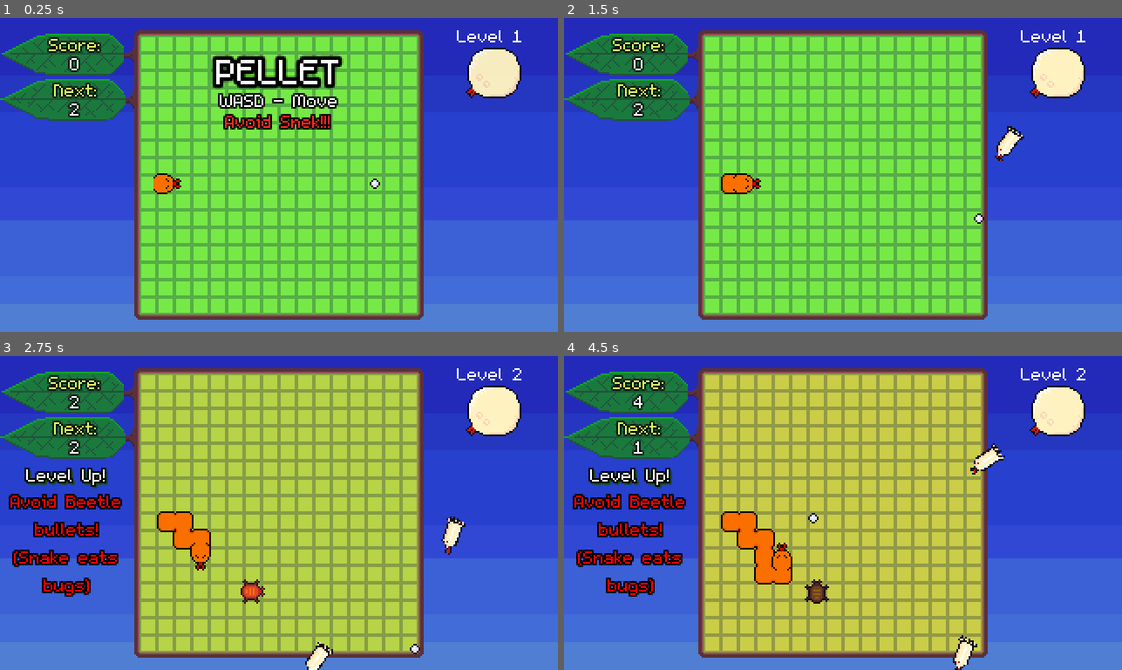
Above: before the commit, frames 1-4 (two rows, left to right).
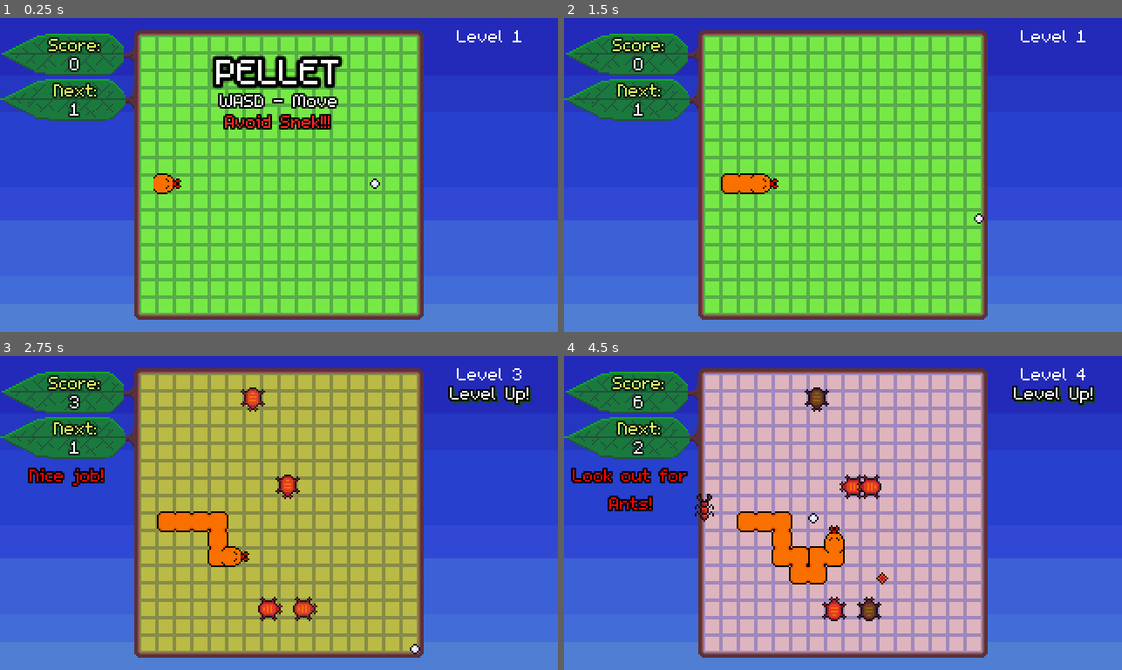
Above: after the commit, the same moments.

Repository: bdunko/Pellet
Game: Godot game, scene res://main.tscn
Two runs of this game, one before a commit and one after it. Both use one fixed random seed, a clock stepped at 60 frames per second and the inputs below.
Inputs:
- Up to frame 1 (0.25 s): no input
- Up to frame 2 (1.5 s): tap Enter at 0.5 s; hold D (right) 0.53-1.28 s; hold S (down) from 1.28 s (still down)
- Up to frame 3 (2.75 s): release S (down) at 2.03 s; hold D (right) from 2.03 s (still down)
- Up to frame 4 (4.5 s): release D (right) at 2.78 s; hold W (up) 2.78-3.53 s; hold A (left) from 3.53 s (still down)

The runs differ from the first frame. In frame 1, 1.4% of the frame differs, in the area x 12-94%, y 9-31%; in frame 2, 2.0%; in frame 3, 35%; in frame 4, 49%, in the area x 1-96%, y 3-100%.
Error after the commit: Parse Error: Cannot assign a new value to a constant. (res://moon.gd:39)

Commit message:
Polish, playable

Diff:
--- a/ant.gd
+++ b/ant.gd
@@ -49,3 +49,7 @@
 
 func disable():
 	disabled = true
+
+# $HACK$
+func IS_ANT():
+	pass
--- a/ant.tscn
+++ b/ant.tscn
@@ -5,7 +5,7 @@
 
 [sub_resource type="CapsuleShape2D" id="CapsuleShape2D_mshyp"]
 radius = 3.0
-height = 8.0
+height = 10.0
 
 [node name="Ant" type="CharacterBody2D"]
 collision_layer = 8
--- a/hornet.gd
+++ b/hornet.gd
@@ -35,3 +35,7 @@
 
 func disable():
 	disabled = true
+
+# TERRIBLE $HACK$
+func DONT_COUNT():
+	pass
--- a/main.gd
+++ b/main.gd
@@ -21,6 +21,7 @@
  "You can touch the snake's body.\nOnly the head is deadly.",
  "You get some points for surviving.\nBut you get more for making the\nsnake eat other enemies.",
  "If you have the snake eat every enemy,\nyou'll get a score bonus.",
+ "Have you noticed?\nEnemies flash before shooting.",
  "There's a pretty amazing gimmick if you reach the max level...\nJust saying..."]
 
 var SCORE_TO_COMMENTARY = {
@@ -33,44 +34,53 @@
 	10000 : "Amazing score!!! Incredible!"
 }
 
-#                    0,  1   2   3   4   5   6   7   8   9   10  11, 12
-#                    -1  5  15  15 15 20 20 20 25 25 25 30 30
-const LEVEL_TIMES = [-1, 2, 2, 2, 2, 2, 2, 2, 2, 2, 2, 2, 2, 2]
+#const LEVEL_TIMES = [-1, 5, 15, 15, 20, 20, 20, 20, 25, 25, 25, 30, 30, 35, 35, 40, 40, 45, 45, 50]
+const LEVEL_TIMES = [-1, 1, 1, 1, 2, 2, 2, 2, 2, 2, 2, 3, 3, 3, 3, 4, 4, 4, 4, 5]
+
 var MAX_LEVEL = LEVEL_TIMES.size()
-var MAX_LEVEL_TIME = 30
-
-var GRID_COLORS = [null, Color(119/255.0, 233/255.0, 71/255.0), Color(202/255.0, 205/255.0, 71/255.0), Color(181/255.0, 181/255.0, 71/255.0), Color(222/255.0, 181/255.0, 190/255.0),
-Color(113/255.0, 225/255.0, 155/255.0), Color(234/255.0, 226/255.0, 155/255.0), Color(203/255.0, 105/255.0, 145/255.0),
-Color(231/255.0, 121/255.0, 41/255.0), Color(100/255.0, 28/255.0, 55/255.0), Color(168/255.0, 85/255.0, 211/255.0), Color(56/255.0, 134/255.0, 170/255.0),
-Color(106/255.0, 88/255.0, 225/255.0), Color(0, 0, 0)]
-var MAX_GRID_COLOR = Color(0, 0, 0)
+var MAX_LEVEL_TIME = 60
+
+var GRID_COLORS = [null, Color(119/255.0, 233/255.0, 71/255.0), Color(202/255.0, 205/255.0, 71/255.0),Color(181/255.0, 181/255.0, 71/255.0),
+Color(222/255.0, 181/255.0, 190/255.0),Color(113/255.0, 225/255.0, 155/255.0), Color(234/255.0, 226/255.0, 155/255.0), Color(203/255.0, 105/255.0, 145/255.0),
+Color(231/255.0, 121/255.0, 41/255.0), Color(100/255.0, 28/255.0, 55/255.0),Color(168/255.0, 85/255.0, 211/255.0), Color(56/255.0, 134/255.0, 170/255.0),
+Color(106/255.0, 88/255.0, 225/255.0), Color(209/255.0, 82/255.0, 73/255.0), Color(73/255.0, 209/255.0, 91/255.0), Color(178/255.0, 222/255.0, 91/255.0),
+Color(91/255.0, 222/255.0, 215/255.0), Color(163/255.0, 111/255.0, 222/255.0), Color(222/255.0, 109/255.0, 131/255.0), Color(0, 0, 0)]
+var MAX_GRID_COLOR = Color(25, 25, 25)
 var grid_color= GRID_COLORS[1]
 
 const NEXT_LEVEL_TIPS = [
 	"null",
 	"null",
 	"Avoid Beetle bullets!\n(Snake eats bugs)",
-	"More Beetles!",
+	"Nice job!",
 	"Look out for Ants!",
+	"Ants! Ants!",
 	"Snakes hate poisonous Spiders!",
 	"Speed up!",
+	"Watch for Dragonflies!",
+	"Dragonflying!!",
+	"Double trouble!",
+	"Now you're getting it!",
 	"Flee the Hornet!",
-	"Double trouble!",
-	"Watch for Dragonflies!",
+	"More bugs!",
 	"Triple trouble!",
+	"No pressure...",
+	"Bullet-bouncing Moths?",
+	"Almost there!",
 	"Speed up!",
-	"Bouncing-bullet Moths!",
-	"Good luck..."
+	"Uh oh..."
 ]
-const MAX_LEVEL_TIP = "Keep it up!"
+const MAX_LEVEL_TIP = "How much harder can it get...?"
 
 var score = 0
 var level = 1
 
-const DEFAULT_SPAWN_COUNT = 1
-const MAX_SPAWN_COUNT = 15
+const MAX_ANTS_MAX = 3 #too annoying otherwise
+var max_ants = 1
+const DEFAULT_SPAWN_COUNT = 2
+const MAX_SPAWN_COUNT = 10
 var spawn_count = DEFAULT_SPAWN_COUNT
-var enemy_pool = [[BEETLE, BEETLE_SPAWN]]
+var enemy_pool = []
 const BEETLE = preload("res://beetle.tscn")
 const BEETLE_SPAWN = SpawnMode.GRID_NO_BORDER
 const DRAGONFLY = preload("res://dragonfly.tscn")
@@ -87,13 +97,13 @@
 const SNAKE_SPAWN = SpawnMode.GRID_NO_BORDER # $HACK$ lol because it always go right
 const MOON = preload("res://moon.tscn")
 const MOON_SPAWN = SpawnMode.MOON
-const MOON_POSITION = Vector2(283, 32)
+const MOON_POSITION = Vector2(281,43)
 
 enum SpawnMode {
 	GRID, GRID_NO_BORDER, FRAME, BOTTOM, MOON
 }
 
-const SAFE_SPAWN_DIST = 10
+const SAFE_SPAWN_DIST = 8 #dont' spawn next to player if possible
 func _try_find_legal_position(spawnmode, max_attempts = 25):
 	var tries = 0
 	while tries < max_attempts:
@@ -103,6 +113,15 @@
 		if spawnmode == SpawnMode.GRID_NO_BORDER and (rand_pos.x == 0 or rand_pos.x == Global.GRID_SIZE.x-1 or rand_pos.y == 0 or rand_pos.y == Global.GRID_SIZE.y-1):
 			continue
 
+		# prevent bugs spawning on top of other queued up bugs
+		var fail = false
+		for queued_bug in queued_bugs:
+			if Global.to_grid_position(queued_bug.position) == rand_pos:
+				fail = true
+				break
+		if fail:
+			continue
+
 		# if too close to player, reject
 		var pellet_grid_pos = Global.to_grid_position($Pellet.position)
 		var total_dist = abs(pellet_grid_pos.x - rand_pos.x) + abs(pellet_grid_pos.y - rand_pos.y)
@@ -114,6 +133,17 @@
 
 		return rand_pos
 	return null
+
+func _num_ants():
+	var count = 0
+	for bug in $Bugs.get_children():
+		# $HACK$
+		if bug.has_method("IS_ANT"):
+			count += 1
+	for bug in queued_bugs:
+		if bug.has_method("IS_ANT"):
+			count += 1
+	return count
 
 func _spawn_enemy(enemy, spawnmode):
 	if spawnmode == SpawnMode.GRID or spawnmode == SpawnMode.GRID_NO_BORDER:
@@ -136,9 +166,9 @@
 			var y = -1
 			if vertical:
 				x = 0 if Global.RNG.randi_range(0, 1) == 1 else int(Global.GRID_SIZE.x)-1
-				y = Global.RNG.randi_range(1, int(Global.GRID_SIZE.y) - 1)
+				y = Global.RNG.randi_range(2, int(Global.GRID_SIZE.y) - 2)
 			else:
-				x = Global.RNG.randi_range(1, int(Global.GRID_SIZE.x) - 1)
+				x = Global.RNG.randi_range(2, int(Global.GRID_SIZE.x) - 2)
 				y = 0 if Global.RNG.randi_range(0, 1) == 1 else int(Global.GRID_SIZE.y)-1
 
 			var rand_pos = Vector2(x, y)
@@ -153,13 +183,13 @@
 			bug.position = Global.to_global_position(Vector2(x, y))
 			#nudge onto wall...
 			if x == 0: #left wall
-				bug.position -= Vector2(6, 0)
+				bug.position -= Vector2(4, 0)
 			elif x == Global.GRID_SIZE.x - 1: #right wall
-				bug.position += Vector2(6, 0)
+				bug.position += Vector2(4, 0)
 			elif y == 0: #top wall
-				bug.position -= Vector2(0, 6)
+				bug.position -= Vector2(0, 4)
 			else: #bottom wall
-				bug.position += Vector2(0, 6)
+				bug.position += Vector2(0, 4)
 			bug.setup(vertical)
 			queued_bugs.append(bug)
 			call_deferred("_spawn_queued_bugs")
@@ -186,6 +216,8 @@
 func _spawn_rand_enemies(num):
 	for i in range(0, num):
 		var enemy_pair = Global.choose_one(enemy_pool)
+		while enemy_pair[0] == ANT and _num_ants() >= max_ants:
+			enemy_pair = Global.choose_one(enemy_pool) #reroll ants if too many
 		_spawn_enemy(enemy_pair[0], enemy_pair[1])
 
 func _ready():
@@ -219,63 +251,68 @@
 		grid_color = GRID_COLORS[level]
 		$NextLevelInfo.next_level(NEXT_LEVEL_TIPS[level])
 
+	# 1 spawn per level
+	spawn_count = max(2, min(int(level/2), MAX_SPAWN_COUNT))
+	max_ants = max(1, min(int(level/6), MAX_ANTS_MAX))
+
 	# add enemies and stuff
 	# terrible horrible code structure $HACK$
 	var forced_spawns = 0
 	if level == 1:
 		pass
-	if level == 2:
+	elif level == 2:
 		enemy_pool.append([BEETLE, BEETLE_SPAWN])
-	if level == 3:
-		spawn_count += 1
 	elif level == 4:
-		enemy_pool.append([ANT, ANT_SPAWN])
 		_spawn_enemy(ANT, ANT_SPAWN)
 		forced_spawns = 1
-	elif level == 5:
+	elif level == 6:
 		$Sky.next_sky() #day
+		enemy_pool.append([ANT, ANT_SPAWN]) # add ants after
 		_spawn_enemy(SPIDER, SPIDER_SPAWN)
-	elif level == 6:
+		forced_spawns = 1
+	elif level == 7:
 		enemy_pool.append([SPIDER, SPIDER_SPAWN]) # add spider next time so only 1 spawns on 5
 		$Snakes/Snake.speed_up()
-	elif level == 7:
+	elif level == 8:
+		enemy_pool.append([DRAGONFLY, DRAGONFLY_SPAWN])
+		_spawn_enemy(DRAGONFLY, DRAGONFLY_SPAWN)
+		_spawn_enemy(DRAGONFLY, DRAGONFLY_SPAWN)
+		forced_spawns = 2
+	elif level == 10:
+		$Sky.next_sky() #evening
+		_spawn_new_snake(1)
+	elif level == 12:
 		_spawn_enemy(HORNET, HORNET_SPAWN)
 		forced_spawns = 1
-	elif level == 8:
-		$Sky.next_sky() #evening
+	elif level == 14:
+		$Sky.next_sky() # night
 		_spawn_new_snake(1)
-	elif level == 9:
-		enemy_pool.append([DRAGONFLY, DRAGONFLY_SPAWN])
-		_spawn_enemy(DRAGONFLY, DRAGONFLY_SPAWN)
-		forced_spawns = 1
-	elif level == 10:
-		_spawn_new_snake(1)
-	elif level == 11:
-		$Sky.next_sky() # night
-		for snake in $Snakes.get_children():
-			snake.speed_up()
-	elif level == 12:
+	elif level == 16:
 		enemy_pool.append([MOTH, MOTH_SPAWN])
 		_spawn_enemy(MOTH, MOTH_SPAWN)
 		_spawn_enemy(MOTH, MOTH_SPAWN)
 		forced_spawns = 2
 		spawn_count += 1 #5
-	elif level == 13: #moon
+	elif level == 18:
+		for snake in $Snakes.get_children():
+			snake.speed_up()
+	elif level == 19: #moon
 		_spawn_enemy(MOON, MOON_SPAWN)
 		spawn_count += 1
 		pass
-	elif level >= 14: #challenge
+	elif level >= 20: #challenge
 		$Sky.next_sky() #midnight
 		bullet_speed_multiplier = FAST_BULLET_SPEED
-		if level == 14:
+		# speed up moon
+		if level == 21 or level == 25:
+			for bug in $Bugs.get_children():
+				if bug.has_method("IS_MOON"): #$HACK$
+					bug.fire_faster()
+		# second hornet
+		if level == 23:
 			_spawn_enemy(HORNET, HORNET_SPAWN)
 			forced_spawns = 1
-		if spawn_count < MAX_SPAWN_COUNT:
-			spawn_count += 1
-		if level == 17:
-			_spawn_enemy(MOON, MOON_SPAWN)
-		if level == 20:
-			_spawn_enemy(MOON, MOON_SPAWN)
+
 	if level >= 2:
 		_spawn_rand_enemies(spawn_count - forced_spawns)
 
@@ -308,6 +345,7 @@
 		$NextLevelInfo.visible = false
 
 func _on_reset():
+	max_ants = 1
 	enemy_pool.clear()
 	$Snakes/Snake.reset()
 	$Pellet.reset()
@@ -398,7 +436,15 @@
 	text.position = bug_pos - Vector2(50, 0)
 	add_child(text)
 	$UI/Score.text = str(score)
-	if $Bugs.get_child_count() == 1: #ate last bug
+
+	# horrible $HACK$, so moon and hornets don't count...
+	var real_bugs = 0
+	for bug in $Bugs.get_children():
+		if bug.has_method("DONT_COUNT"):
+			continue
+		real_bugs += 1
+
+	if real_bugs == 1: #ate last bug
 		var full_clear_bonus = (FULL_CLEAR_BONUS * level) + (int($UI/Time.text) * level)
 		score += full_clear_bonus
 		$UI/Score.text = str(score)
@@ -408,5 +454,3 @@
 		bonus_text.setup_bonus(full_clear_bonus)
 		bonus_text.position = Vector2(Global.RESOLUTION.x/2 - 50, 15)
 		add_child(bonus_text)
-	if level >= 14 and $Bugs.get_child_count() < 15:
-		_spawn_rand_enemies(1)
--- a/main.tscn
+++ b/main.tscn
@@ -14,13 +14,12 @@
 [ext_resource type="Texture2D" uid="uid://cay5ftkmugouq" path="res://assets/sky_morning.png" id="6_7fbtx"]
 [ext_resource type="PackedScene" uid="uid://xe84in6ej3m7" path="res://pellet.tscn" id="6_dvu1o"]
 [ext_resource type="PackedScene" uid="uid://de227doiyv2qb" path="res://snake.tscn" id="7_ertux"]
-[ext_resource type="PackedScene" uid="uid://27ewt5mll2od" path="res://moon.tscn" id="14_joual"]
 
 [sub_resource type="RectangleShape2D" id="RectangleShape2D_ji84y"]
 size = Vector2(4.5, 166)
 
 [sub_resource type="RectangleShape2D" id="RectangleShape2D_v7t8t"]
-size = Vector2(7.5, 7)
+size = Vector2(7, 9)
 
 [node name="Main" type="Node2D"]
 script = ExtResource("1_eks3d")
@@ -105,7 +104,6 @@
 centered = false
 
 [node name="Board Walls" type="StaticBody2D" parent="Board"]
-visible = false
 collision_layer = 32
 collision_mask = 0
 
@@ -129,11 +127,11 @@
 shape = SubResource("RectangleShape2D_v7t8t")
 
 [node name="BR" type="CollisionShape2D" parent="Board/Ant Walls"]
-position = Vector2(243, 173)
+position = Vector2(243, 174)
 shape = SubResource("RectangleShape2D_v7t8t")
 
 [node name="BL" type="CollisionShape2D" parent="Board/Ant Walls"]
-position = Vector2(77, 173)
+position = Vector2(76, 174)
 shape = SubResource("RectangleShape2D_v7t8t")
 
 [node name="Grid" type="Sprite2D" parent="."]
@@ -251,22 +249,22 @@
 script = ExtResource("5_ct2ys")
 
 [node name="LevelUp" type="Label" parent="NextLevelInfo"]
+offset_left = 116.0
+offset_top = 5.0
+offset_right = 193.0
+offset_bottom = 29.0
+theme_override_colors/font_shadow_color = Color(0.0705882, 0.298039, 0.0156863, 1)
+theme_override_colors/font_outline_color = Color(0, 0, 0, 1)
+theme_override_constants/outline_size = 4
+theme_override_constants/shadow_outline_size = 3
+text = "Level Up!"
+horizontal_alignment = 1
+clip_text = true
+
+[node name="Tip" type="Label" parent="NextLevelInfo"]
 offset_left = -127.0
 offset_top = 52.0
 offset_right = -50.0
-offset_bottom = 76.0
-theme_override_colors/font_shadow_color = Color(0.0705882, 0.298039, 0.0156863, 1)
-theme_override_colors/font_outline_color = Color(0, 0, 0, 1)
-theme_override_constants/outline_size = 4
-theme_override_constants/shadow_outline_size = 3
-text = "Level Up!"
-horizontal_alignment = 1
-clip_text = true
-
-[node name="Tip" type="Label" parent="NextLevelInfo"]
-offset_left = -127.0
-offset_top = 67.0
-offset_right = -50.0
 offset_bottom = 174.0
 theme_override_colors/font_color = Color(1, 0, 0, 1)
 theme_override_colors/font_outline_color = Color(0, 0, 0, 1)
@@ -288,9 +286,6 @@
 
 [node name="Bugs" type="Node2D" parent="."]
 z_index = 1600
-
-[node name="Moon" parent="Bugs" instance=ExtResource("14_joual")]
-position = Vector2(283, 32)
 
 [node name="Snakes" type="Node2D" parent="."]
 
--- a/moon.gd
+++ b/moon.gd
@@ -31,5 +31,24 @@
 		get_parent().get_parent().find_child("Bullets").add_child(bullet)
 		bullet.hit_bug.connect(get_parent().get_parent().on_bug_killed)
 
+const FASTER_RATE = 0.66
+const FASTEST_RATE = 0.33
+const fire_speed = 0
+
+func fire_faster():
+	fire_speed += 1
+	if fire_speed == 1:
+		$ShotTimer.wait_time = FASTER_RATE
+	else:
+		$ShotTimer.wait_time = FASTEST_RATE
+
 func disable():
 	disabled = true
+
+# TERRIBLE $HACK$
+func DONT_COUNT():
+	pass
+
+# TERRIBLE $HACK$
+func IS_MOON():
+	pass
--- a/moth.tscn
+++ b/moth.tscn
@@ -4,7 +4,7 @@
 [ext_resource type="Texture2D" uid="uid://c6i5gil2rc3c" path="res://assets/bugs/enemy_moth.png" id="2_3qle5"]
 
 [sub_resource type="CapsuleShape2D" id="CapsuleShape2D_mshyp"]
-radius = 1.5
+radius = 2.0
 height = 6.0
 
 [node name="Moth" type="CharacterBody2D"]
--- a/snake.gd
+++ b/snake.gd
@@ -29,9 +29,9 @@
 const FREE_SEGMENTS_MAX = 10
 var free_segments = FREE_SEGMENTS_MAX
 
-@onready var BASE_SPEED = 0.5
-const MORE_SPEED = 0.35
-const MOST_SPEED = 0.23
+@onready var BASE_SPEED = 0.35
+const MORE_SPEED = 0.28
+const MOST_SPEED = 0.22
 
 class Pair:
 	var pos: Vector2
@@ -192,7 +192,6 @@
 		$Timer.wait_time = MORE_SPEED
 	else:
 		$Timer.wait_time = MOST_SPEED
-	print("timer after is %f" % $Timer.wait_time)
 
 func disable():
 	_enabled = false
Not shown: 1 places in main.tscn that only renumber resources
